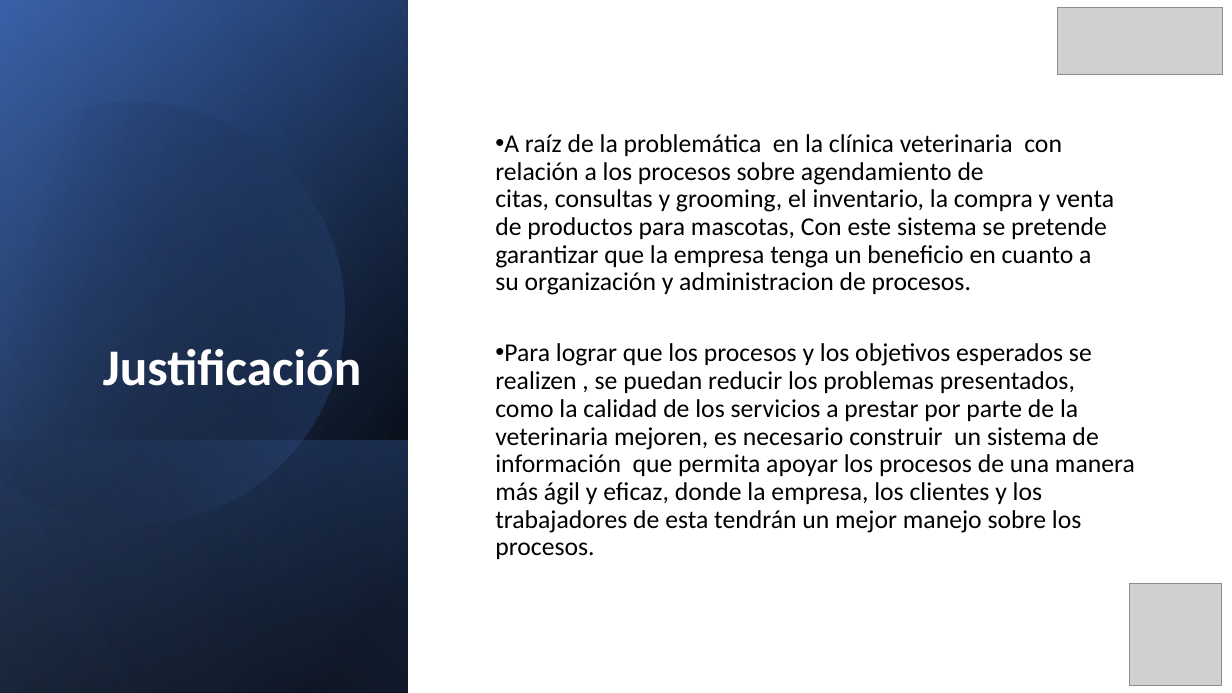
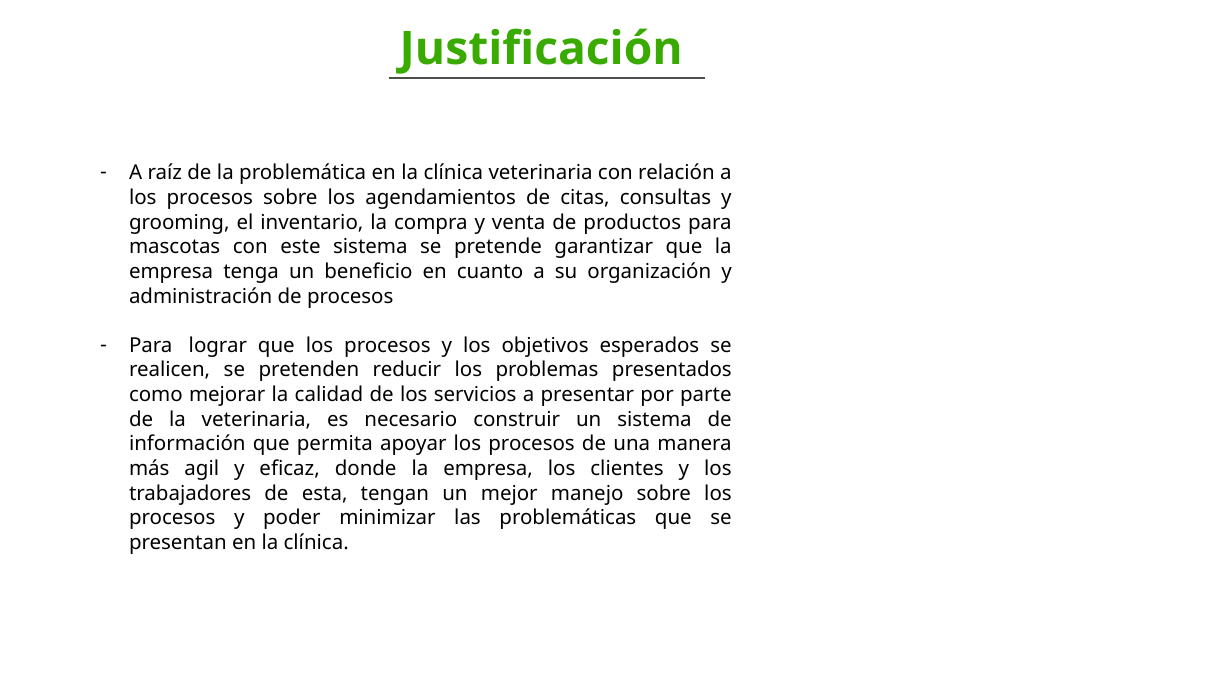
Before and after one commit to MrLeeHub2006/JAME, a slide deck: slide 6 of JAME.pptx. Drawn at 1232x693 pixels with LibreOffice and Linux fonts; fonts in the diff are those of the drawing; grey boxes stand for pictures; background and template pictures are left out. Boxes give left, top, right and bottom in pixels: in the first picture for what was removed or moved away, otherwise in the second. Text is boxed around its words. In the diff, an @@ line names an element or a change of style, - is before the commit and + after.

```diff
--- a/JAME.pptx
+++ b/JAME.pptx
@@ rectangle removed at (x1=0, y1=0, x2=1232, y2=693) @@
@@ rectangle removed at (x1=0, y1=0, x2=409, y2=693) @@
@@ rectangle removed at (x1=0, y1=1, x2=409, y2=693) @@
@@ rectangle removed at (x1=0, y1=0, x2=409, y2=692) @@
@@ text "Justificación" moved from (x1=103, y1=349, x2=361, y2=386) to (x1=400, y1=28, x2=683, y2=74) @@
@@ text "Justificación" at (x1=400, y1=28, x2=683, y2=74): size 40 to 36 pt, font Calibri to Open Sans, text colour #FFFFFF to #38AA00; alignment right to centre; less space between paragraphs; vertical alignment bottom to top @@
@@ picture removed at (x1=1058, y1=7, x2=1223, y2=75) @@
@@ freeform shape removed at (x1=0, y1=52, x2=395, y2=567) @@
@@ line added from (389, 79) to (705, 79), #4D4D4C 1 pt @@
@@ text "A raíz de la problemática ..." at (x1=129, y1=163, x2=732, y2=554): vertical alignment middle to top @@
@@ text at (x1=129, y1=163, x2=732, y2=554): text changed; size 20 to 16 pt; font Calibri to Noto Sans @@
-• A raíz de la problemática en la clínica veterinaria con relación a los procesos sobre agendamiento de citas, consultas y grooming, el inventario, la compra y venta de productos para mascotas, Con este sistema se pretende garantizar que la empresa tenga un beneficio en cuanto a su organización y administracion de procesos.
-• Para lograr que los procesos y los objetivos esperados se realizen , se puedan reducir los problemas presentados, como la calidad de los servicios a prestar por parte de la veterinaria mejoren, es necesario construir un sistema de información que permita apoyar los procesos de una manera más ágil y eficaz, donde la empresa, los clientes y los trabajadores de esta tendrán un mejor manejo sobre los procesos.
+– A raíz de la problemática en la clínica veterinaria con relación a los procesos sobre los agendamientos de citas, consultas y grooming, el inventario, la compra y venta de productos para mascotas con este sistema se pretende garantizar que la empresa tenga un beneficio en cuanto a su organización y administración de procesos
+– Para lograr que los procesos y los objetivos esperados se realicen, se pretenden reducir los problemas presentados como mejorar la calidad de los servicios a presentar por parte de la veterinaria, es necesario construir un sistema de información que permita apoyar los procesos de una manera más agil y eficaz, donde la empresa, los clientes y los trabajadores de esta, tengan un mejor manejo sobre los procesos y poder minimizar las problemáticas que se presentan en la clínica.
@@ rectangle removed at (x1=0, y1=440, x2=409, y2=693) @@
@@ picture removed at (x1=1129, y1=584, x2=1222, y2=687) @@
```
Also in this commit, not shown: 7 other slides changed, 3 slides added, 2 slides removed.
